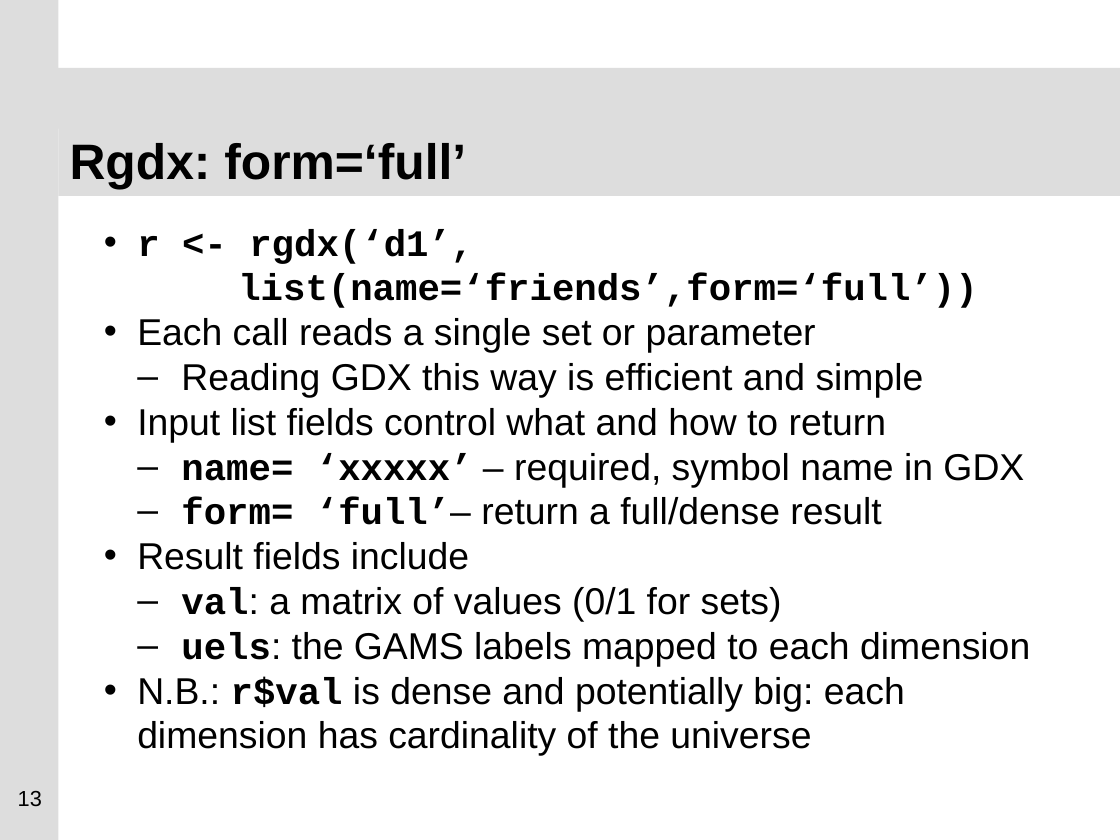
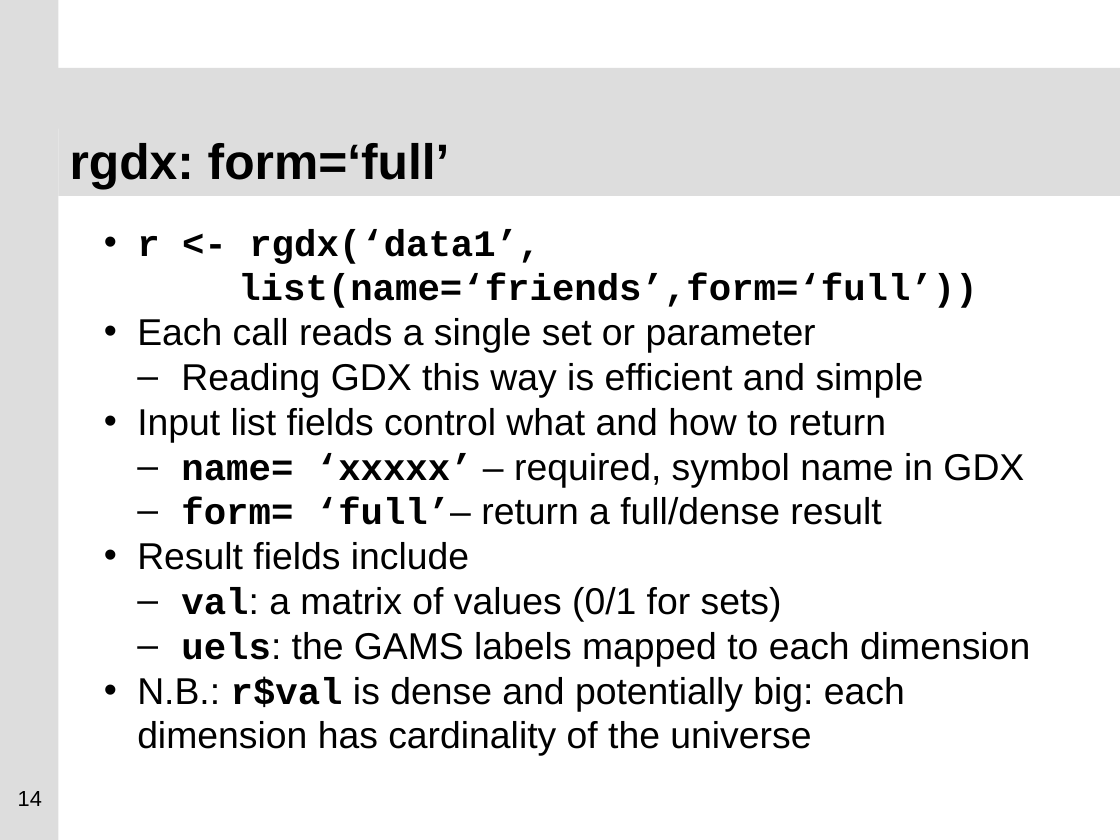
Before and after one commit to GAMS-dev/gdxrrw, a slide deck: slide 14 of sandbox/ISMP_Berlin_2012_GDXRRW.pptx (slide 13 before the commit). Drawn at 1120x840 pixels with LibreOffice and Linux fonts; fonts in the diff are those of the drawing; background and template pictures are left out. Boxes give left, top, right and bottom in pixels: in the first picture for what was removed or moved away, otherwise in the second. Text is boxed around its words. In the diff, an @@ line names an element or a change of style, - is before the commit and + after.

```diff
--- a/sandbox/ISMP_Berlin_2012_GDXRRW.pptx
+++ b/sandbox/ISMP_Berlin_2012_GDXRRW.pptx
@@ title at (70,143,450,189): text changed @@
-Rgdx: form=‘full’
+rgdx: form=‘full’
@@ text at (137,229,540,264): text changed @@
-• r <- rgdx(‘d1’,
+• r <- rgdx(‘data1’,
@@ page number at (18,791,42,806): text changed @@
-13
+14
```
Also in this commit, not shown: 2 other slides changed, 5 slides added, 7 slides removed.
